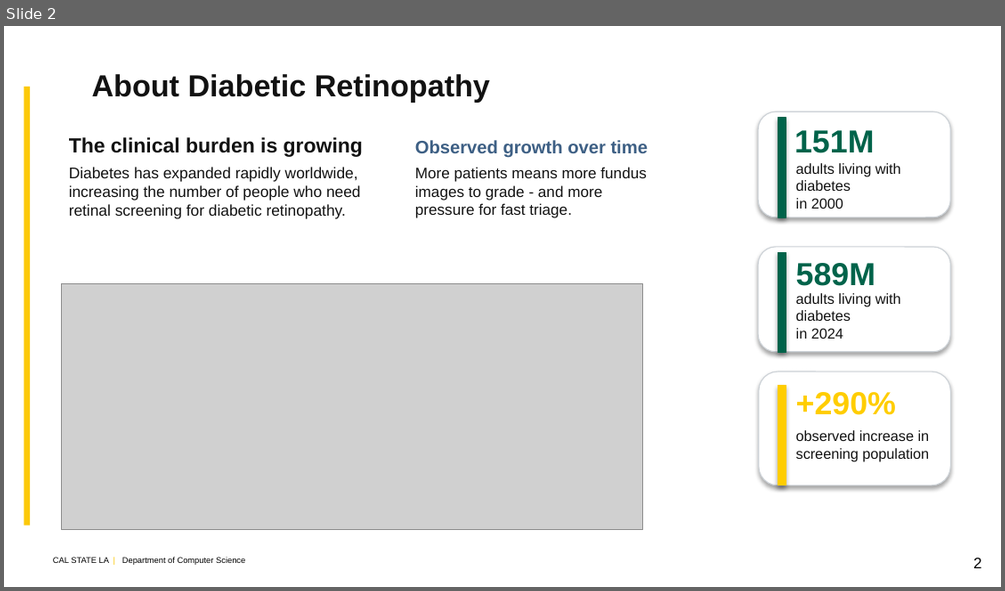
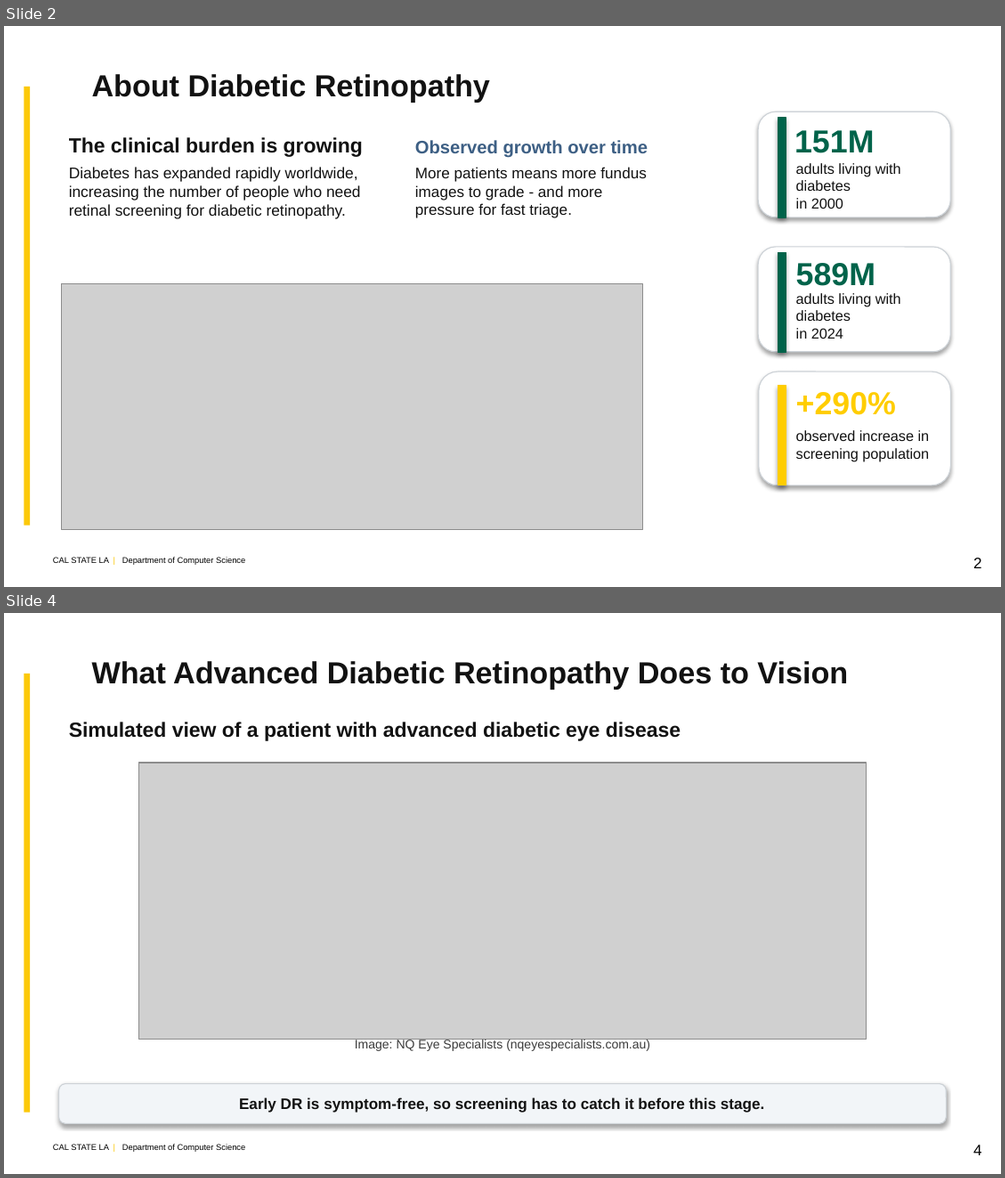
Before and after one commit to kazimab1/Early-DR, a slide deck: DR_Final_5min.pptx. Shown one above the other, each under a label of ours: slide 2 before the commit, slides 2 and 4 after it; the slides between them are not shown. The pictures are 1005x591 and 1005x1178 pixels, drawn with LibreOffice and Linux fonts; fonts in the diff are those of the drawing; grey boxes stand for pictures; background and template pictures are left out. Boxes give left, top, right and bottom in pixels: in the first picture for what was removed or moved away, otherwise in the second. Text is boxed around its words. In the diff, an @@ line names an element or a change of style, - is before the commit and + after.

```diff
--- a/DR_Final_5min.pptx
+++ b/DR_Final_5min.pptx
@@ slide 4 added at [4,613,1001,1174], background #FFFFFF; not listed: 2 template elements that a slide beside it also shows @@
@@ title added at [92,661,848,689], 22 pt, text #121212, bold @@
+What Advanced Diabetic Retinopathy Does to Vision
@@ text added at [69,722,680,741], 14.8 pt, text #121212, bold @@
+Simulated view of a patient with advanced diabetic eye disease
@@ picture added at [138,763,866,1038] @@
@@ text added at [355,1038,650,1051], 9 pt, text #3A3A3A @@
+Image: NQ Eye Specialists (nqeyespecialists.com.au)
@@ rounded rectangle added at [59,1084,946,1123], fill #F2F5F8, outline #CDD2D7 0.75 pt, 11 pt, text #121212, bold @@
+Early DR is symptom-free, so screening has to catch it before this stage.
@@ text added at [973,1144,982,1155], 11 pt, text #000000 @@
+4
```
Also in this commit, not shown: 9 slides changed, 1 other file.
